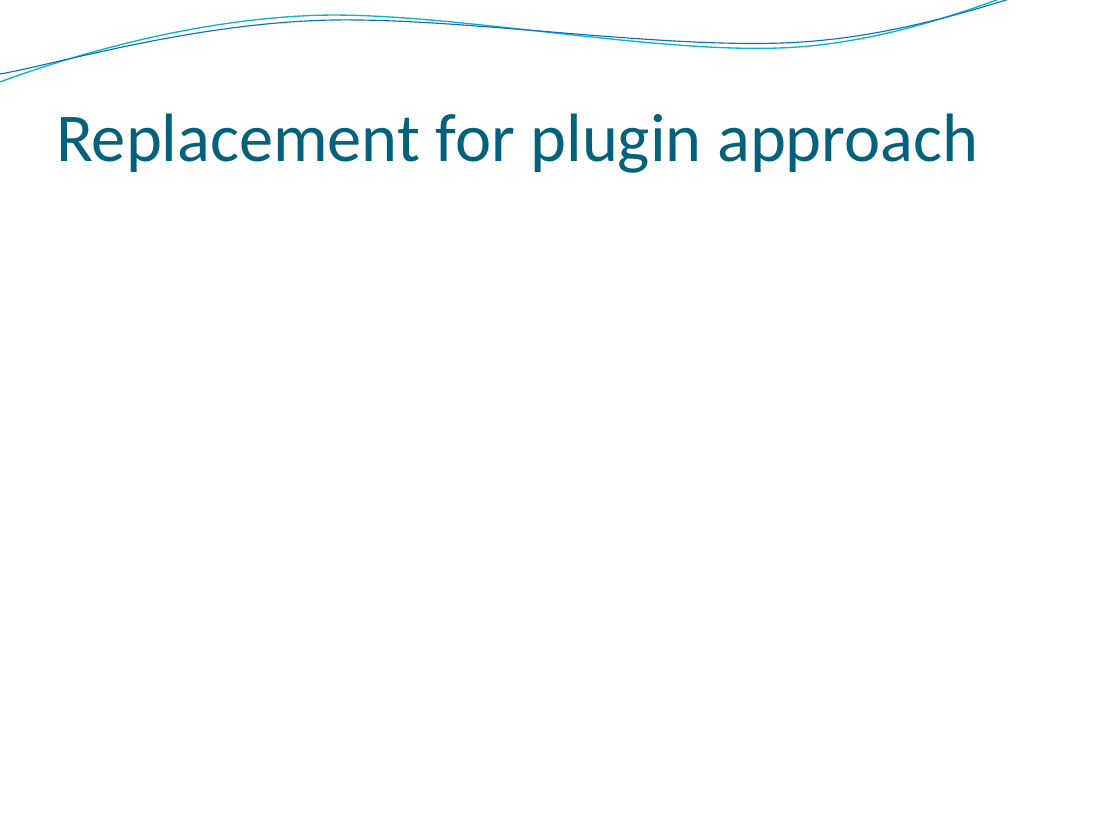
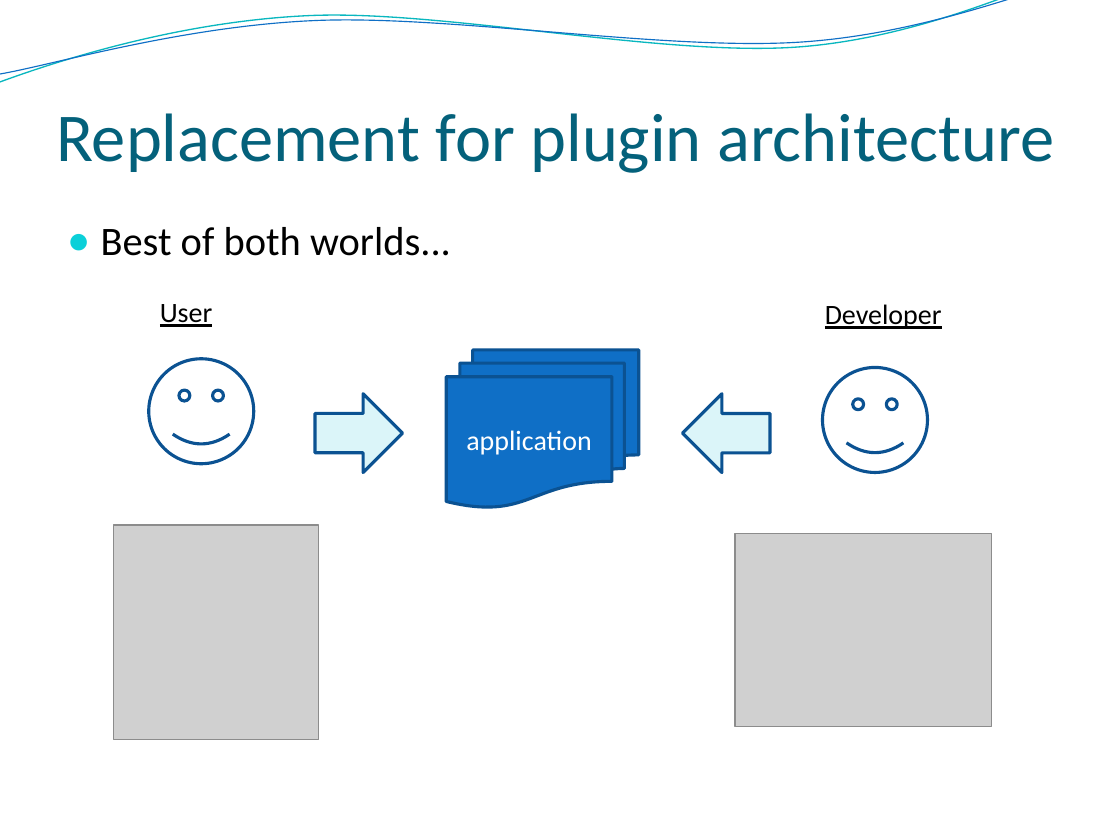
Before and after one commit to Intrinsarc/intrinsarc-evolve, a slide deck: slide 26 of Academic Work/presentations/prague/Evolve - Advanced.pptx. Drawn at 1120x840 pixels with LibreOffice and Linux fonts; fonts in the diff are those of the drawing; grey boxes stand for pictures; background and template pictures are left out. Boxes give left, top, right and bottom in pixels: in the first picture for what was removed or moved away, otherwise in the second. Text is boxed around its words. In the diff, an @@ line names an element or a change of style, - is before the commit and + after.

Commit message:
finished slides

```diff
--- a/Academic Work/presentations/prague/Evolve - Advanced.pptx
+++ b/Academic Work/presentations/prague/Evolve - Advanced.pptx
@@ title at [56,113,1054,173]: text changed @@
-Replacement for plugin approach
+Replacement for plugin architecture
@@ text added at [101,227,451,256], 26 pt, text #000000 @@
+● Best of both worlds...
@@ text added at [160,304,213,327], 18 pt, text #000000, underline @@
+User
@@ text added at [825,304,942,329], 18 pt, text #000000, underline @@
+Developer
@@ smiley face added at [149,358,254,464], outline #0B5292 2 pt @@
@@ flow chart multidocument added at [446,349,638,507], fill #0F6FC6, outline #0B5292 2 pt, 18 pt, text #FFFFFF @@
+application
@@ smiley face added at [822,367,927,473], outline #0B5292 2 pt @@
@@ right arrow added at [315,394,402,473], fill #DBF5F9, outline #0B5292 2 pt @@
@@ right arrow added at [682,394,769,473], fill #DBF5F9, outline #0B5292 2 pt @@
@@ picture added at [114,525,319,740] @@
@@ picture added at [735,534,991,727] @@
```
Also in this commit, not shown: 7 other slides changed, 3 other files.
